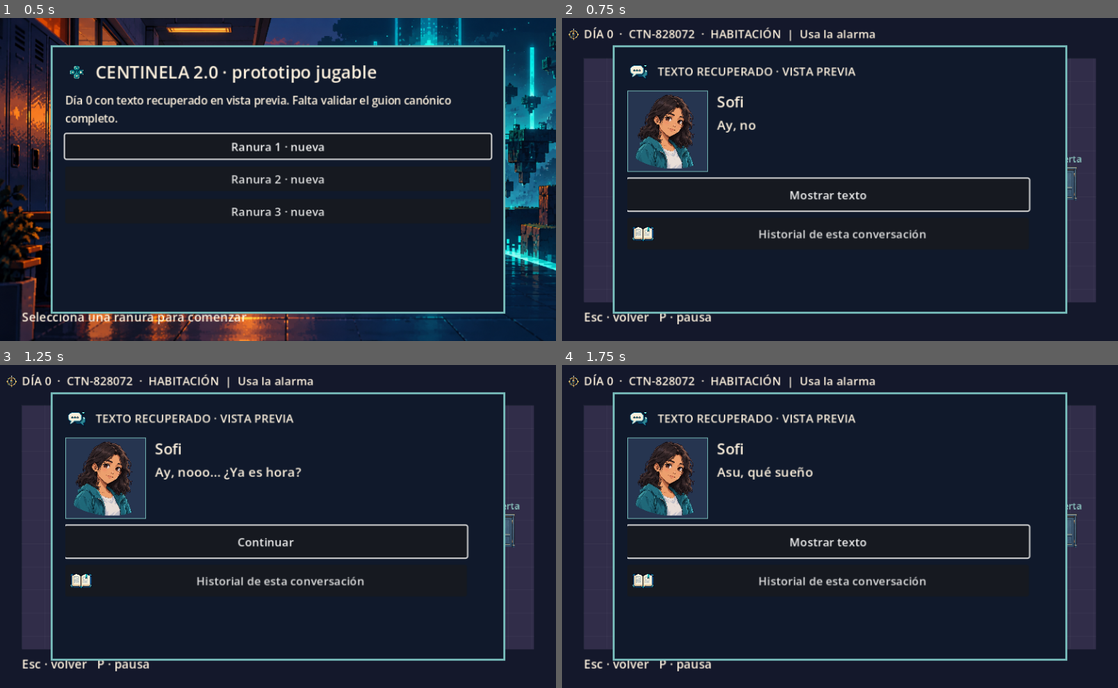
Above: before the commit, frames 1-4 (two rows, left to right).
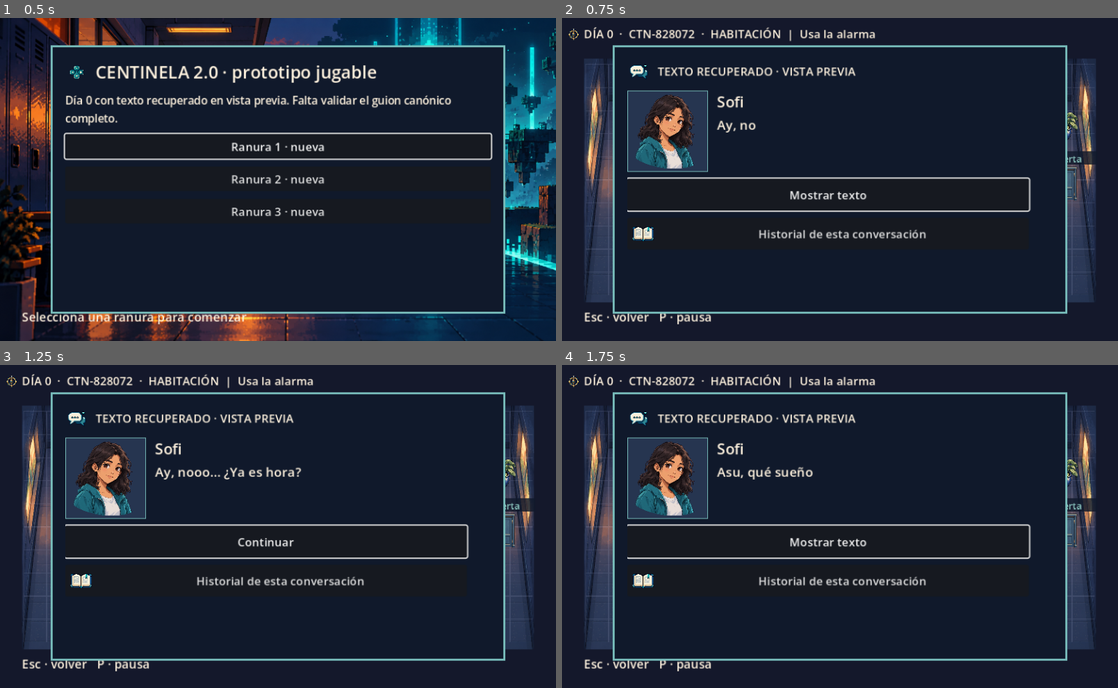
Above: after the commit, the same moments.

Repository: SmashALV/Centinela
Game: Godot game, scene res://scenes/Main.tscn
Same seed, same stepped clock (60 frames per second), same inputs: the game is played once before the commit and once after it.
Inputs:
- Up to frame 1 (0.5 s): no input
- Up to frame 2 (0.75 s): click "Ranura 1 · nueva" at 0.5 s
- Up to frame 3 (1.25 s): no input
- Up to frame 4 (1.75 s): click "Continuar" at 1.25 s

Frame 1 is identical in both runs. In frame 2, 2.4% of the frame differs, in the area x 4-96%, y 12-88%; in frame 3, 2.4%; in frame 4, 2.4%.

Commit message:
Build Day 0 maps with layered sprites and physical obstacles

Diff:
--- a/project.godot
+++ b/project.godot
@@ -11,7 +11,7 @@
 [application]
 
 config/name="Centinela 2.0"
-config/version="0.23.0-preview"
+config/version="0.24.0-preview"
 run/main_scene="res://scenes/Main.tscn"
 config/features=PackedStringArray("4.7", "GL Compatibility")
 config/icon="res://icon.svg"
--- a/scripts/World.gd
+++ b/scripts/World.gd
@@ -11,7 +11,15 @@
 	"draft_d3": preload("res://assets/world/day3_corridor_generated.png"),
 	"draft_d4": preload("res://assets/world/day4_courtyard_generated.png")
 }
+const DAY0_BACKGROUNDS := {
+	"bedroom": preload("res://assets/world/day0_bedroom.png"),
+	"courtyard": preload("res://assets/world/day0_courtyard.png"),
+	"computer": preload("res://assets/world/day0_computer_room.png")
+}
 const GROUND_TILES := {
+	"bedroom": "res://assets/world/tiles/day0_bedroom_floor.png",
+	"courtyard": "res://assets/world/tiles/day0_courtyard_paving.png",
+	"computer": "res://assets/world/tiles/day0_computer_floor.png",
 	"draft_d1": "res://assets/world/tiles/day1_lobby_floor.png",
 	"draft_d2": "res://assets/world/tiles/day2_exterior_paving.png",
 	"draft_d3": "res://assets/world/tiles/day3_corridor_floor.png",
@@ -38,6 +46,40 @@
 	"desk": Vector2(80, 62), "photo": Vector2(48, 44),
 	"door": Vector2(70, 78), "exit": Vector2(70, 78),
 	"pc": Vector2(90, 66)
+}
+const PROP_SPRITES := {
+	"bed": preload("res://assets/world/props/bed.png"),
+	"wardrobe": preload("res://assets/world/props/wardrobe.png"),
+	"bookshelf": preload("res://assets/world/props/bookshelf.png"),
+	"tree": preload("res://assets/world/props/tree.png"),
+	"bench": preload("res://assets/world/props/bench.png"),
+	"plant": preload("res://assets/world/props/plant.png")
+}
+const SCENE_PROPS := {
+	"bedroom": [
+		{"sprite": "bed", "rect": Rect2(79, 112, 104, 113)},
+		{"sprite": "wardrobe", "rect": Rect2(451, 101, 86, 74)},
+		{"sprite": "bookshelf", "rect": Rect2(565, 109, 86, 57)},
+		{"sprite": "plant", "rect": Rect2(669, 121, 44, 50)}
+	],
+	"courtyard": [
+		{"sprite": "tree", "rect": Rect2(44, 113, 90, 91)},
+		{"sprite": "tree", "rect": Rect2(607, 110, 90, 91)},
+		{"sprite": "tree", "rect": Rect2(572, 299, 90, 91)},
+		{"sprite": "bench", "rect": Rect2(157, 145, 91, 43)},
+		{"sprite": "bench", "rect": Rect2(508, 145, 91, 43)},
+		{"sprite": "plant", "rect": Rect2(266, 113, 40, 46)},
+		{"sprite": "plant", "rect": Rect2(455, 113, 40, 46)}
+	],
+	"computer": [
+		{"sprite": "bookshelf", "rect": Rect2(93, 117, 104, 67)},
+		{"sprite": "plant", "rect": Rect2(610, 133, 51, 58)}
+	]
+}
+const DAY0_BLOCKS := {
+	"bedroom": [[30, 56, 708, 52], [86, 123, 91, 94], [238, 124, 80, 39], [455, 112, 78, 55], [569, 118, 78, 47], [680, 151, 24, 20]],
+	"courtyard": [[30, 56, 708, 55], [75, 171, 29, 22], [638, 168, 29, 22], [603, 357, 29, 22], [162, 153, 81, 22], [513, 153, 81, 22], [277, 141, 18, 15], [466, 141, 18, 15]],
+	"computer": [[30, 56, 708, 62], [97, 129, 96, 51], [343, 155, 78, 43], [626, 161, 20, 25]]
 }
 const DRAFT_BLOCKS := {
 	"draft_d1": [[30, 56, 708, 123], [30, 178, 130, 42], [30, 215, 99, 150], [681, 205, 57, 165]],
@@ -117,11 +159,11 @@
 	for body in collision_root.get_children():
 		collision_root.remove_child(body)
 		body.free()
-	map_sprite.visible = DRAFT_BACKGROUNDS.has(scene_key)
+	map_sprite.visible = DRAFT_BACKGROUNDS.has(scene_key) or DAY0_BACKGROUNDS.has(scene_key)
 	ground_layer.visible = map_sprite.visible
 	ground_layer.clear()
 	if map_sprite.visible:
-		var texture: Texture2D = DRAFT_BACKGROUNDS[scene_key]
+		var texture: Texture2D = DRAFT_BACKGROUNDS[scene_key] if DRAFT_BACKGROUNDS.has(scene_key) else DAY0_BACKGROUNDS[scene_key]
 		var size: Vector2 = texture.get_size()
 		var crop_height: float = minf(size.y, size.x * ROOM.size.y / ROOM.size.x)
 		map_sprite.texture = texture
@@ -129,12 +171,14 @@
 		map_sprite.position = ROOM.position
 		map_sprite.scale = Vector2(ROOM.size.x / size.x, ROOM.size.y / crop_height)
 		_configure_ground_tiles()
-		for dimensions in DRAFT_BLOCKS[scene_key]:
+		var blocks: Array = DRAFT_BLOCKS[scene_key] if DRAFT_BLOCKS.has(scene_key) else DAY0_BLOCKS[scene_key]
+		for dimensions in blocks:
 			_add_obstacle(Rect2(float(dimensions[0]), float(dimensions[1]), float(dimensions[2]), float(dimensions[3])))
-		for dimensions in DRAFT_BLOCKS[scene_key]:
-			if Rect2(float(dimensions[0]), float(dimensions[1]), float(dimensions[2]), float(dimensions[3])).grow(11.0).has_point(player_pos):
-				player_pos = Vector2(180, 315)
-				break
+		if DRAFT_BLOCKS.has(scene_key):
+			for dimensions in blocks:
+				if Rect2(float(dimensions[0]), float(dimensions[1]), float(dimensions[2]), float(dimensions[3])).grow(11.0).has_point(player_pos):
+					player_pos = Vector2(180, 315)
+					break
 	else:
 		map_sprite.texture = null
 		ground_layer.tile_set = null
@@ -184,7 +228,7 @@
 	else:
 		player_pos += direction * SPEED * delta
 	player_pos.x = clampf(player_pos.x, ROOM.position.x + 16, ROOM.end.x - 16)
-	var playable_top: float = 185.0 if scene_key.begins_with("draft_d") else ROOM.position.y + 16
+	var playable_top: float = 185.0 if scene_key.begins_with("draft_d") else 124.0
 	player_pos.y = clampf(player_pos.y, playable_top, ROOM.end.y - 16)
 	player_body.position = player_pos
 	GameState.player_position = player_pos
@@ -231,7 +275,7 @@
 		floor_color = Color("3d4256")
 	elif scene_key == "draft_d4":
 		floor_color = Color("31524a")
-	if DRAFT_BACKGROUNDS.has(scene_key):
+	if map_sprite.visible:
 		draw_rect(Rect2(0, 0, 768, ROOM.position.y), Color("14182b"))
 		draw_rect(Rect2(0, ROOM.end.y, 768, 448 - ROOM.end.y), Color("14182b"))
 		draw_rect(Rect2(0, ROOM.position.y, ROOM.position.x, ROOM.size.y), Color("14182b"))
@@ -243,26 +287,17 @@
 			draw_line(Vector2(x, 56), Vector2(x, 394), Color(1, 1, 1, 0.04))
 		for y in range(56, 394, 32):
 			draw_line(Vector2(30, y), Vector2(738, y), Color(1, 1, 1, 0.04))
-	if scene_key == "bedroom":
-		draw_rect(Rect2(76, 90, 116, 74), Color("6e5269"))
-		draw_rect(Rect2(228, 93, 100, 52), Color("795d51"))
-		draw_rect(Rect2(458, 94, 72, 44), Color("92736a"))
-	elif scene_key == "courtyard":
-		for p in [Vector2(90, 112), Vector2(620, 114), Vector2(560, 325)]:
-			draw_circle(p, 33, Color("386b55"))
-	elif scene_key.begins_with("draft_d"):
+	if scene_key.begins_with("draft_d"):
 		_draw_draft_caption()
-	else:
-		draw_rect(Rect2(311, 103, 142, 73), Color("425d77"))
-		draw_rect(Rect2(552, 96, 98, 77), Color("8ec9c2"))
-		draw_rect(Rect2(557, 101, 88, 67), Color("111b36"))
-		draw_line(Vector2(601, 101), Vector2(601, 168), Color("8ec9c2"), 3.0)
+	for prop in SCENE_PROPS.get(scene_key, []):
+		draw_texture_rect(PROP_SPRITES[prop.sprite], prop.rect, false)
 	for key in objects:
 		var pos: Vector2 = objects[key]
 		var active: bool = key == nearby
 		if key == "friends":
 			var color := Color("f5d479") if active else Color("8ec9c2")
 			draw_rect(Rect2(pos + Vector2(-83, -12), Vector2(166, 67)), color, false, 2.0 if active else 1.0)
+			draw_rect(Rect2(pos + Vector2(-43, -38), Vector2(86, 20)), Color("10192b", 0.84))
 			draw_string(ThemeDB.fallback_font, pos + Vector2(-31, -23), "F · Grupo", HORIZONTAL_ALIGNMENT_LEFT, -1, 13, color)
 			if key == objective_target():
 				_draw_objective_marker(pos + Vector2(0, -50))
@@ -312,6 +347,7 @@
 		draw_circle(pos + Vector2(19, -14), 7, Color("54b67c"))
 		draw_line(pos + Vector2(16, -14), pos + Vector2(19, -11), Color.WHITE, 2.0)
 		draw_line(pos + Vector2(19, -11), pos + Vector2(23, -17), Color.WHITE, 2.0)
+	draw_rect(Rect2(pos + Vector2(-41, -45), Vector2(82, 18)), Color("10192b", 0.82))
 	draw_string(ThemeDB.fallback_font, pos + Vector2(-41, -30), target_label(key),
 		HORIZONTAL_ALIGNMENT_CENTER, 82, 12, color)
 
--- a/scripts/generate_world_tiles.gd
+++ b/scripts/generate_world_tiles.gd
@@ -3,6 +3,9 @@
 # Creates four exact 32×32 translucent variants per map. The painted maps remain the backdrop.
 const OUTPUT := "res://assets/world/tiles"
 const SPECS := [
+	{"name": "day0_bedroom_floor.png", "grout": Color(0.62, 0.64, 0.78, 0.18), "detail": Color(0.96, 0.77, 0.62, 0.08), "seed": 10},
+	{"name": "day0_courtyard_paving.png", "grout": Color(0.43, 0.54, 0.60, 0.18), "detail": Color(0.99, 0.90, 0.68, 0.08), "seed": 20},
+	{"name": "day0_computer_floor.png", "grout": Color(0.52, 0.66, 0.74, 0.17), "detail": Color(0.79, 0.88, 0.90, 0.07), "seed": 30},
 	{"name": "day1_lobby_floor.png", "grout": Color(0.62, 0.78, 0.83, 0.24), "detail": Color(0.78, 0.86, 0.88, 0.10), "seed": 101},
 	{"name": "day2_exterior_paving.png", "grout": Color(0.30, 0.38, 0.48, 0.19), "detail": Color(0.72, 0.66, 0.56, 0.11), "seed": 202},
 	{"name": "day3_corridor_floor.png", "grout": Color(0.51, 0.64, 0.70, 0.23), "detail": Color(0.82, 0.87, 0.87, 0.12), "seed": 303},
--- a/tests/run.gd
+++ b/tests/run.gd
@@ -57,6 +57,11 @@
 		_check(background != null and background.get_width() >= 768 and background.get_height() >= 448, "fondo generado importado: " + map_key)
 		courtyard_world.configure(map_key, Vector2(180, 315))
 		_check(courtyard_world.objective_target() == "mateo" and courtyard_world.objects.has("mateo"), "Mateo interactuable sobre fondo: " + map_key)
+	for map_key in ["bedroom", "courtyard", "computer"]:
+		var day0_background: Texture2D = WorldScript.DAY0_BACKGROUNDS[map_key]
+		_check(day0_background != null and day0_background.get_width() >= 768 and day0_background.get_height() >= 448, "fondo D0 importado: " + map_key)
+		courtyard_world.configure(map_key, Vector2(384, 280))
+		_check(courtyard_world.ground_layer.get_used_cells().size() == 220 and courtyard_world.collision_root.get_child_count() >= 4 and WorldScript.SCENE_PROPS[map_key].size() >= 2, "tiles, props y colisiones separados: " + map_key)
 	var saved_flags := GameState.flags.duplicate(true)
 	GameState.flags = {}
 	courtyard_world.configure("bedroom", Vector2(384, 280))
@@ -84,6 +89,22 @@
 	await get_tree().create_timer(0.45).timeout
 	Input.action_release("move_left")
 	_check(physics_world.player_pos.x >= 138.0 and physics_world.player_pos.x < 160.0, "colisión real impide atravesar mobiliario del lobby")
+	for day0_case in [
+		{"map": "bedroom", "start": Vector2(195, 165), "motion": Vector2(-30, 0), "label": "cama"},
+		{"map": "courtyard", "start": Vector2(205, 210), "motion": Vector2(0, -70), "label": "banca"},
+		{"map": "computer", "start": Vector2(382, 250), "motion": Vector2(0, -60), "label": "computadora"}
+	]:
+		physics_world.configure(day0_case.map, day0_case.start)
+		await get_tree().physics_frame
+		_check(physics_world.player_body.test_move(Transform2D(0.0, day0_case.start), day0_case.motion), "colisión física D0: " + day0_case.label)
+	for day0_route in [
+		{"map": "bedroom", "from": Vector2(384, 280), "horizontal": Vector2(-179, 0), "turn": Vector2(205, 280), "vertical": Vector2(0, -115)},
+		{"map": "courtyard", "from": Vector2(140, 300), "horizontal": Vector2(174, 0), "turn": Vector2(314, 300), "vertical": Vector2(0, -80)},
+		{"map": "computer", "from": Vector2(384, 320), "horizontal": Vector2.ZERO, "turn": Vector2(384, 320), "vertical": Vector2(0, -102)}
+	]:
+		physics_world.configure(day0_route.map, day0_route.from)
+		await get_tree().physics_frame
+		_check(not physics_world.player_body.test_move(Transform2D(0.0, day0_route.from), day0_route.horizontal) and not physics_world.player_body.test_move(Transform2D(0.0, day0_route.turn), day0_route.vertical), "ruta física D0 despejada: " + day0_route.map)
 	for collision_case in [
 		{"map": "draft_d2", "start": Vector2(520, 210), "minimum": 511.0, "label": "banca del exterior"},
 		{"map": "draft_d3", "start": Vector2(170, 360), "minimum": 161.0, "label": "escalera del pasillo"},
Binary file added: assets/world/day0_bedroom.png
Not shown, added: assets/world/day0_bedroom.png.import
Binary file added: assets/world/day0_computer_room.png
Not shown, added: assets/world/day0_computer_room.png.import
Binary file added: assets/world/day0_courtyard.png
Not shown, added: assets/world/day0_courtyard.png.import
Binary file added: assets/world/props/bed.png
Not shown, added: assets/world/props/bed.png.import
Binary file added: assets/world/props/bench.png
Not shown, added: assets/world/props/bench.png.import
Binary file added: assets/world/props/bookshelf.png
Not shown, added: assets/world/props/bookshelf.png.import
(and 16 more such lines)
